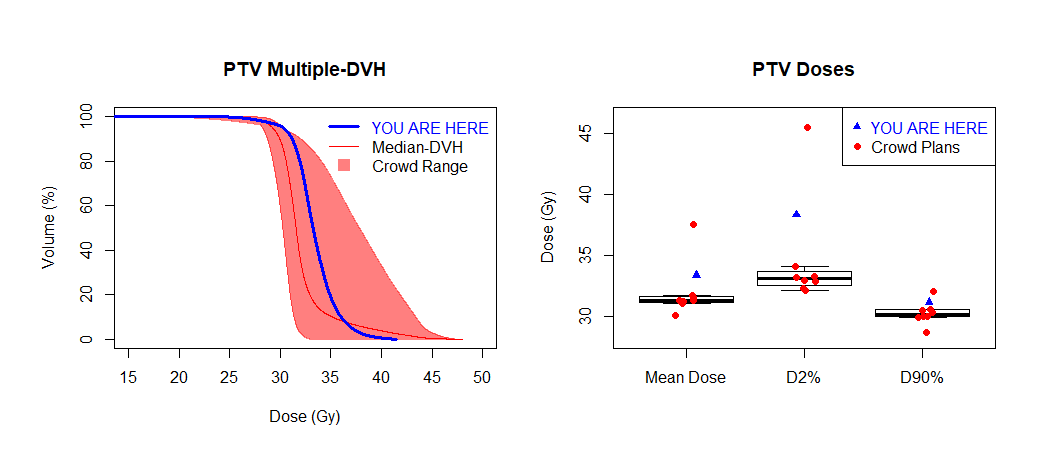
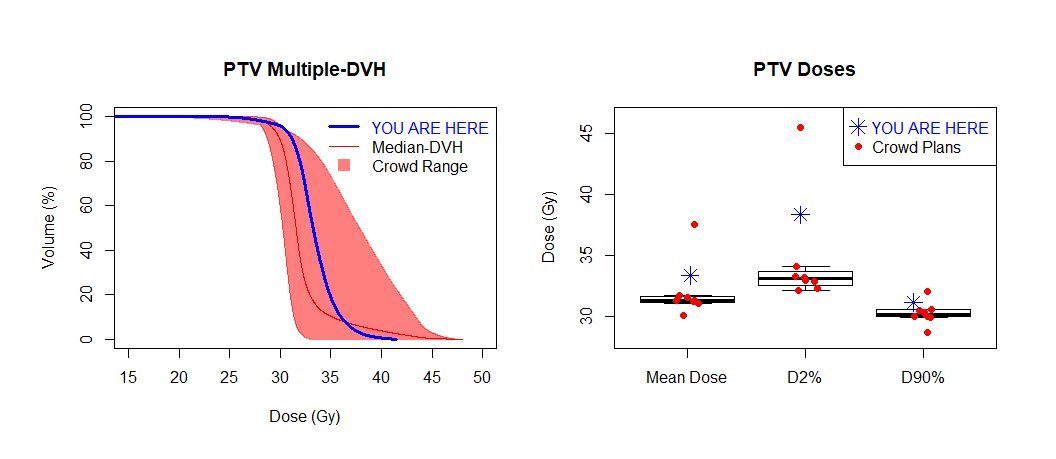
Layer changes from the first (1056, 459) image to the second:
renamed "box.png" to "box.png #1", painted on it over (540, 62, 997, 383)
